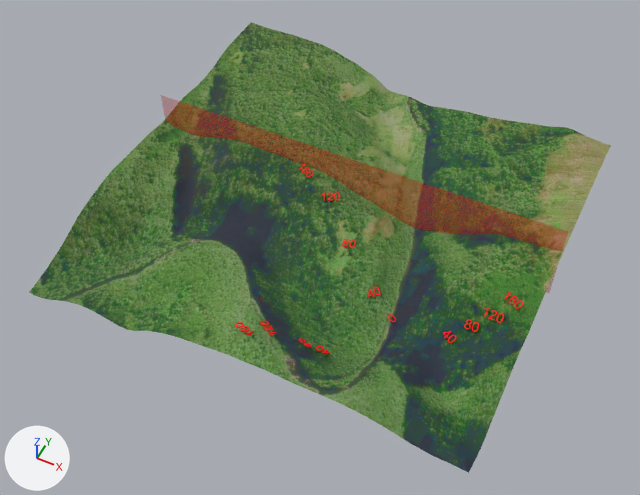
Two versions of the glTF model superficies/SaoJoseAusentes2a.gltf, one commit apart.
Both versions are drawn from a camera (50 mm lens) standing at (1193.0, -2553.0, 2862.0) and looking at (-8.0, -150.0, -141.0). Lighting does not change. The marker at lower left points along +X, +Y and +Z. Vertices at the same position are counted once.

Objects in the first picture: 'root'.
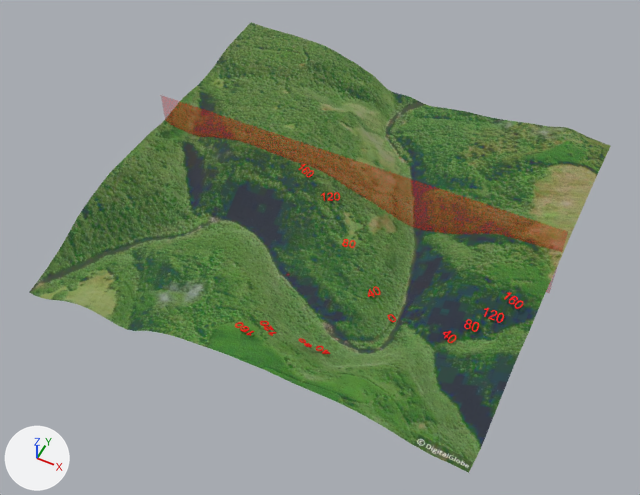
Diff of the bpy script that builds the scene:
```diff
--- a/superficies/SaoJoseAusentes2a.gltf.py
+++ b/superficies/SaoJoseAusentes2a.gltf.py
@@ me_mesh_0 @@
 # used by ob_root; location = (0.0, 0.0, 0.0)
-me_mesh_0.from_pydata(...)  # 9226 vertices, 18157 faces; spans x -1007.0..1007.0, y -973.0..977.0, z -225.0..180.0
+me_mesh_0.from_pydata(...)  # 9232 vertices, 18169 faces; spans x -1007.0..1007.0, y -973.0..977.0, z -225.0..180.0
+# me_mesh_0 part 1: 4 vertices moved within x 36.0..740.0, y -82.0..-45.0, z -20.0..40.0; 6 vertices added at x 418.0..457.0, y -562.0..-537.0, z -120.0
+# me_mesh_0 part 2: 10690 kept faces spanning x -1007.0..1007.0, y -973.0..977.0, z -129.0..78.0 get new texture (UV) coordinates
 me_mesh_0.materials.append(mat_cor_a05)
```

Where the change shows, as pixel boxes [x1, y1, x2, y2] in the pictures (640 x 495 px):
part 1 of me_mesh_0, built on
    before: [328, 212, 499, 269]
    after: [328, 212, 499, 354]
part 2 of me_mesh_0, surface changed
    both: [29, 23, 611, 473]
